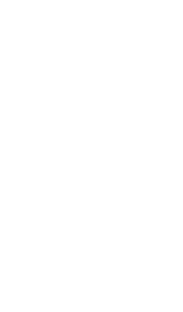
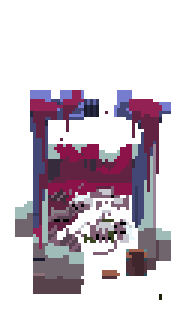
Layers edited between the first and the second (183, 312) image:
added layer "Layer 11" above "Layer 10" over [15, 90, 171, 300]
